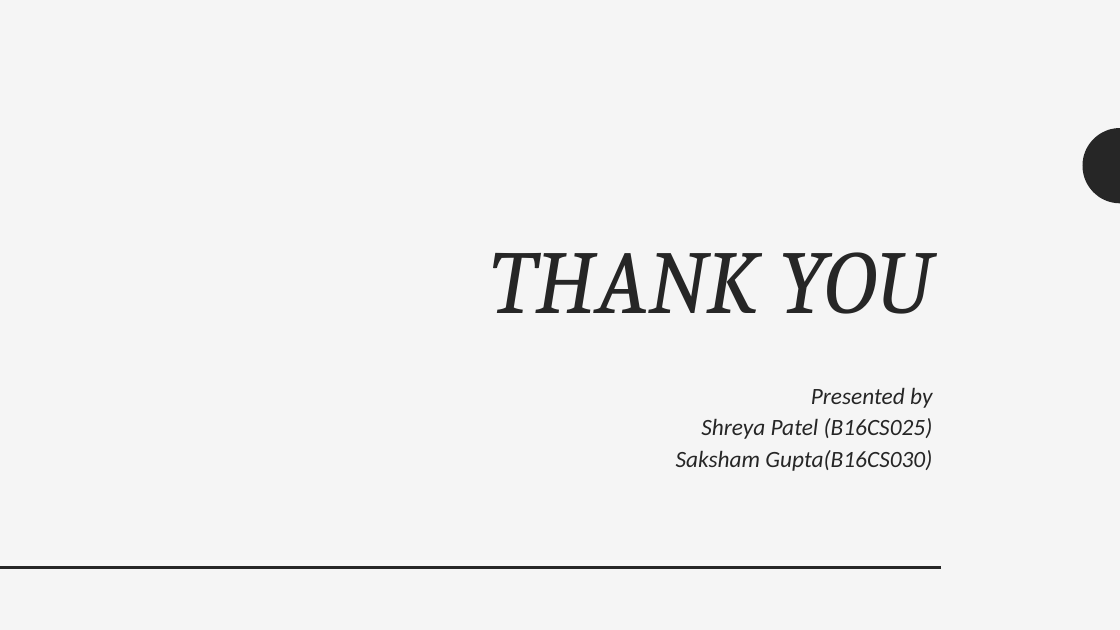
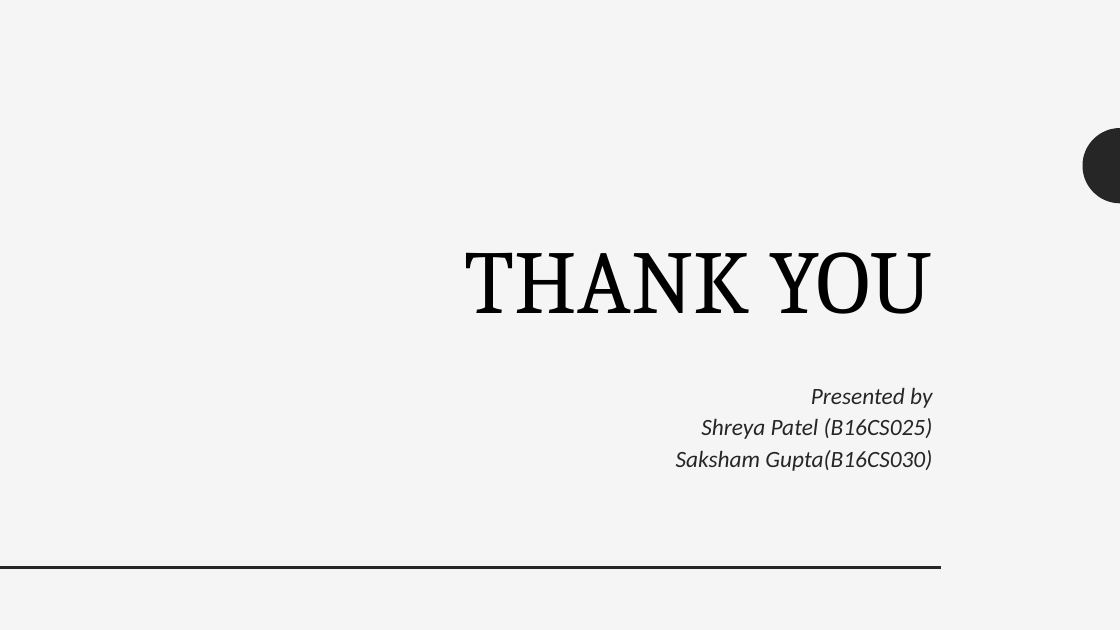
Before and after one commit to saksham2410/CS223_Apr18_09, a slide deck: slide 12 of presentation.pptx (slide 11 before the commit). Drawn at 1120x630 pixels with LibreOffice and Linux fonts; fonts in the diff are those of the drawing. Boxes give left, top, right and bottom in pixels: in the first picture for what was removed or moved away, otherwise in the second. Text is boxed around its words. In the diff, an @@ line names an element or a change of style, - is before the commit and + after.

```diff
--- a/presentation.pptx
+++ b/presentation.pptx
@@ title "THANK YOU" at box(465, 252, 932, 314): text colour #262626 to #000000, italic off @@
```
Also in this commit, not shown: 8 other slides changed, 2 slides added, 1 slide removed, 11 other files.
